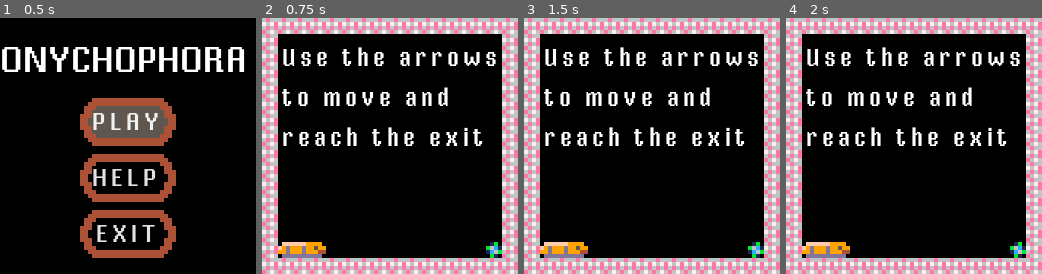
Above: before the commit, frames 1-4 (left to right).
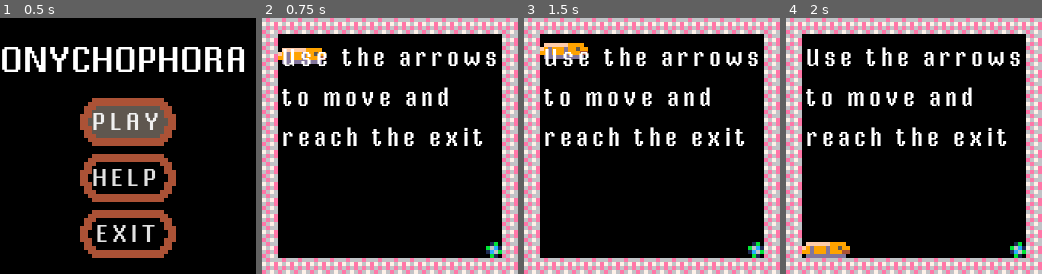
Above: after the commit, the same moments.

Repository: renato-grottesi/onychophora
Game: Godot game, scene res://ui/MainScreen.tscn
Two runs of this game, one before a commit and one after it. Both use one fixed random seed, a clock stepped at 60 frames per second and the inputs below.
Inputs:
- Up to frame 1 (0.5 s): no input
- Up to frame 2 (0.75 s): click "PLAY" at 0.5 s
- Up to frame 3 (1.5 s): tap Enter at 1.25 s; hold Right from 1.28 s (still down); tap R at 1.35 s
- Up to frame 4 (2 s): keep holding Right

Frame 1 is identical in both runs. In frame 2, 1.9% of the frame differs, in the area x 6-25%, y 11-94%; in frame 3, 2.0%, in the area x 6-25%, y 9-94%; in frame 4, nothing differs.

Commit message:
falling animations
adding animations for falling soil and falling worm

Diff:
--- a/levels/Level5.tscn
+++ b/levels/Level5.tscn
@@ -2,7 +2,7 @@
 
 [ext_resource path="res://levels/Level0.tscn" type="PackedScene" id=1]
 
-[node name="Level5" instance=ExtResource( 1 )]
+[node name="Level5" index="0" instance=ExtResource( 1 )]
 
 next_level = 6
 head = Vector2( 1, 10 )
--- a/ui/MainScreen.tscn
+++ b/ui/MainScreen.tscn
@@ -13,7 +13,7 @@
 light_mode = 0
 _sections_unfolded = [ "Resource" ]
 
-[node name="Node2D" type="Node2D" index="0"]
+[node name="Node2D" type="Node2D"]
 
 script = ExtResource( 1 )
 
--- a/worm/Worm.tscn
+++ b/worm/Worm.tscn
@@ -27,3 +27,24 @@
 format = 1
 tile_data = PoolIntArray(  )
 _sections_unfolded = [ "Cell" ]
+
+[node name="falling" type="TileMap" parent="." index="1"]
+
+mode = 0
+tile_set = ExtResource( 2 )
+cell_size = Vector2( 4, 4 )
+cell_quadrant_size = 16
+cell_custom_transform = Transform2D( 1, 0, 0, 1, 0, 0 )
+cell_half_offset = 2
+cell_tile_origin = 0
+cell_y_sort = false
+cell_clip_uv = false
+collision_use_kinematic = false
+collision_friction = 1.0
+collision_bounce = 0.0
+collision_layer = 1
+collision_mask = 1
+occluder_light_mask = 1
+format = 1
+tile_data = PoolIntArray(  )
+_sections_unfolded = [ "Cell" ]
--- a/worm/worm.gd
+++ b/worm/worm.gd
@@ -16,6 +16,9 @@
 var stable = 128
 
 var dead = false
+var worm_falling = 0.0
+var unstable_tiles = []
+var soil_falling = 0.0
 
 func _ready():
 	tail = $Map.tile_set.find_tile_by_name("tail")
@@ -42,10 +45,29 @@
 		sections.append(h+Vector2(s, 0))
 	fall()
 
+func _process(delta):
+	if soil_falling>0:
+		soil_falling-=delta
+		$falling.position.y+=delta*16.0
+		if soil_falling<0:
+			soil_falling=0
+			$falling.position.y=0
+			$falling.clear()
+			for c in unstable_tiles: $Map.set_cellv(c+Vector2(0, 1), soil)
+			unstable_tiles.clear()
+			fall_soil()
+	elif worm_falling>0:
+		worm_falling-=delta;
+		$body.position.y+=delta*16.0
+		if worm_falling<0:
+			worm_falling=0
+			$body.position.y=0
+			fall()
+
 func _unhandled_input(event):
 	if dead:
 		return
-	if event is InputEventKey:
+	if event is InputEventKey and (worm_falling+soil_falling)==0:
 		if event.pressed:
 			var arrow = Vector2(0, 0)
 			if event.scancode == KEY_LEFT or event.scancode == KEY_A:
@@ -70,7 +92,8 @@
 							sections.pop_front();
 					sections.push_back(new_head)
 					eat_soil(new_head)
-				for i in range(1, 16): fall()
+				fall()
+				draw()
 				if not check_win():
 					check_buried()
 					check_stuck()
@@ -102,33 +125,33 @@
 func eat_soil(p):
 	if $Map.get_cellv(p) == soil:
 		$Map.set_cellv(p, -1)
-	var unstable_tile_count = 1
-	while unstable_tile_count > 0:
-		# mark all soil cells as stable
-		var soil_count = $Map.get_used_cells_by_id(soil).size()
-		for c in $Map.get_used_cells_by_id(rock):
+	fall_soil()
+
+func fall_soil():
+	# mark all soil cells as stable
+	var soil_count = $Map.get_used_cells_by_id(soil).size()
+	for c in $Map.get_used_cells_by_id(rock):
+		if $Map.get_cellv(c+Vector2(1, 0))==soil: $Map.set_cellv(c+Vector2(1, 0), stable)
+		if $Map.get_cellv(c+Vector2(-1, 0))==soil: $Map.set_cellv(c+Vector2(-1, 0), stable)
+		if $Map.get_cellv(c+Vector2(0, 1))==soil: $Map.set_cellv(c+Vector2(0, 1), stable)
+		if $Map.get_cellv(c+Vector2(0, -1))==soil: $Map.set_cellv(c+Vector2(0, -1), stable)
+	var new_soil_count = $Map.get_used_cells_by_id(soil).size()
+	while soil_count != new_soil_count:
+		soil_count = new_soil_count
+		for c in $Map.get_used_cells_by_id(stable):
 			if $Map.get_cellv(c+Vector2(1, 0))==soil: $Map.set_cellv(c+Vector2(1, 0), stable)
 			if $Map.get_cellv(c+Vector2(-1, 0))==soil: $Map.set_cellv(c+Vector2(-1, 0), stable)
 			if $Map.get_cellv(c+Vector2(0, 1))==soil: $Map.set_cellv(c+Vector2(0, 1), stable)
 			if $Map.get_cellv(c+Vector2(0, -1))==soil: $Map.set_cellv(c+Vector2(0, -1), stable)
-		var new_soil_count = $Map.get_used_cells_by_id(soil).size()
-		while soil_count != new_soil_count:
-			soil_count = new_soil_count
-			for c in $Map.get_used_cells_by_id(stable):
-				if $Map.get_cellv(c+Vector2(1, 0))==soil: $Map.set_cellv(c+Vector2(1, 0), stable)
-				if $Map.get_cellv(c+Vector2(-1, 0))==soil: $Map.set_cellv(c+Vector2(-1, 0), stable)
-				if $Map.get_cellv(c+Vector2(0, 1))==soil: $Map.set_cellv(c+Vector2(0, 1), stable)
-				if $Map.get_cellv(c+Vector2(0, -1))==soil: $Map.set_cellv(c+Vector2(0, -1), stable)
-			new_soil_count = $Map.get_used_cells_by_id(soil).size()
-		# now let the unstable fall
-		var unstable_tiles = []
-		for c in $Map.get_used_cells_by_id(soil): unstable_tiles.append(c)
-		unstable_tile_count = unstable_tiles.size()
-		for c in $Map.get_used_cells_by_id(soil): $Map.set_cellv(c, -1)
-		for c in unstable_tiles: $Map.set_cellv(c+Vector2(0, 1), soil)
-		#finally mark all stable back as soil
-		for c in $Map.get_used_cells_by_id(stable):
-			$Map.set_cellv(c, soil)
+		new_soil_count = $Map.get_used_cells_by_id(soil).size()
+	# now let the unstable fall
+	for c in $Map.get_used_cells_by_id(soil): unstable_tiles.append(c)
+	if unstable_tiles.size() > 0: soil_falling = 0.25
+	for c in $Map.get_used_cells_by_id(soil): $Map.set_cellv(c, -1)
+	for c in unstable_tiles: $falling.set_cellv(c, soil)
+	#finally mark all stable back as soil
+	for c in $Map.get_used_cells_by_id(stable):
+		$Map.set_cellv(c, soil)
 
 enum dir {L=0, R=1, U=2, D=3}
 
@@ -183,8 +206,10 @@
 func fall():
 	if not on_ground():
 		for s in range(0, sections.size()):
-			$"body".set_cellv(sections[s], -1)
 			sections[s] = sections[s] + Vector2(0, 1)
+		$body.clear()
+		worm_falling = 0.25
+		$body.position.y-=4
 	if $Resources.get_cellv(sections.back()) == mold:
 		$Resources.set_cellv(sections.back(), -1)
 		if sections.size() >= 3:
